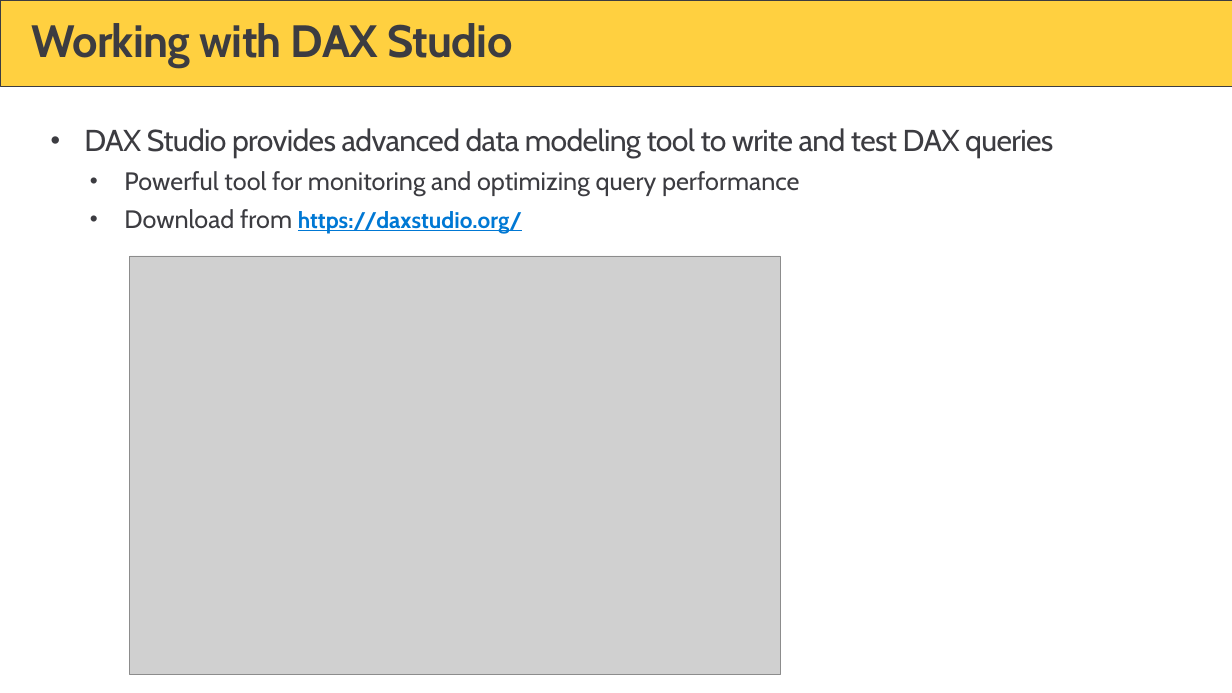
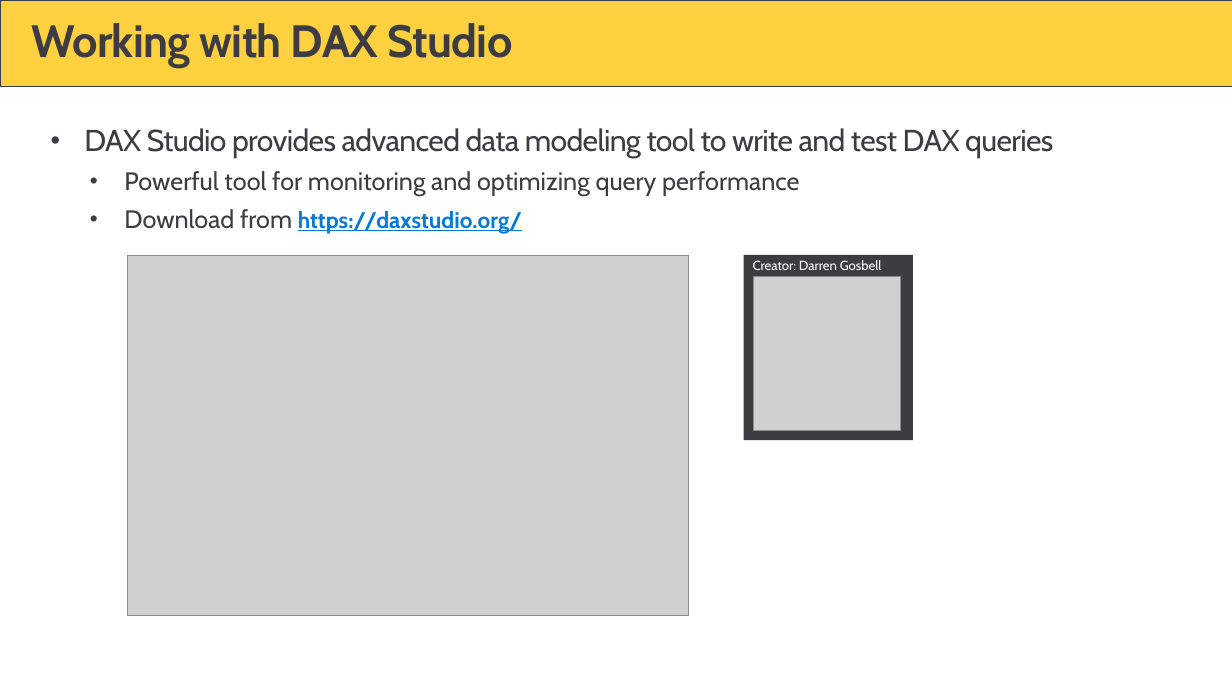
Before and after one commit to PowerBiDevCamp/Camp-Sessions, a slide deck: slide 6 of Session 31 - Developing External Tools for Power BI Desktop.pptx. Drawn at 1232x693 pixels with LibreOffice and Linux fonts; fonts in the diff are those of the drawing; grey boxes stand for pictures; background and template pictures are left out. Boxes give left, top, right and bottom in pixels: in the first picture for what was removed or moved away, otherwise in the second. Text is boxed around its words. In the diff, an @@ line names an element or a change of style, - is before the commit and + after.

```diff
--- a/Session 31 - Developing External Tools for Power BI Desktop.pptx
+++ b/Session 31 - Developing External Tools for Power BI Desktop.pptx
@@ picture: place and size @@
-picture at [130,256,780,675]
+picture at [128,255,688,615]
@@ rectangle added at [744,255,913,439], fill #3C3C41, 10.5 pt, text #FFFFFF @@
+Creator: Darren Gosbell
@@ picture added at [754,276,900,430] @@
```
Also in this commit, not shown: 16 other slides changed, 14 slides added, 11 slides removed, 6 other files.
